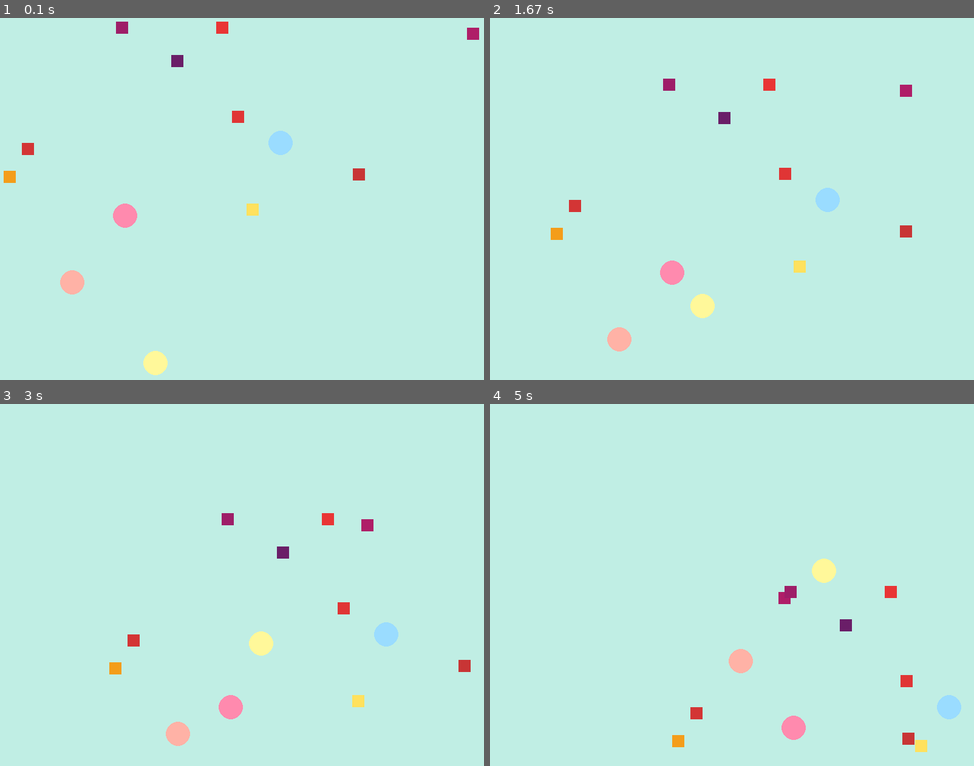
Above: before the commit, frames 1-4 (two rows, left to right).
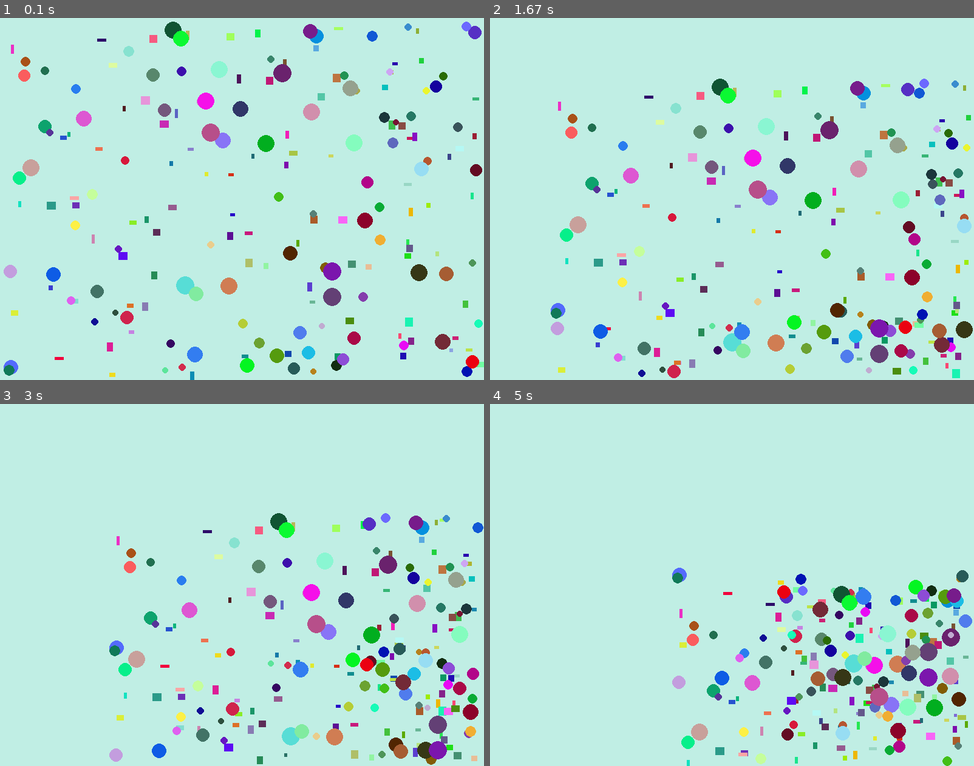
Above: after the commit, the same moments.

Repository: pettdev/Juego-de-Bolillas-PyGame
Game: pygame game, started from main.py
The game is run twice, just before and just after one commit, with the same random seed, the same clock (stepped at 60 frames per second) and the same inputs.
Inputs:
- Up to frame 1 (0.1 s): no input
- Up to frame 2 (1.67 s): no input
- Up to frame 3 (3 s): no input
- Up to frame 4 (5 s): no input

The runs differ from the first frame. In frame 1, 9.9% of the frame differs, in the area x 0-100%, y 1-100%; in frame 2, 9.6%; in frame 3, 9.4%; in frame 4, 9.0%.

Commit message:
Problemas de limites corregido, bug de estanque finalizado, codigo limpio, repetecion de figuras, instrucciones en clases comentadas

Diff:
--- a/figuras_mias.py
+++ b/figuras_mias.py
@@ -10,23 +10,44 @@
         self.color = color
         self.pos_x = pos_x
         self.pos_y = pos_y
-        self.max_al = max_al
-        self.max_an = max_an
+        self.max_al = max_al - self.ancho
+        self.max_an = max_an - self.alto
         self.velocidad = velocidad
         self.vx = velocidad
         self.vy = velocidad
-        self.lim_x = max_an - ancho
-        self.lim_y = max_al - alto
         self.surface = surface
 
 
     def mover(self):
-        self.pos_x += self.vx
-        self.pos_y += self.vy
 
-        if self.pos_x >= self.lim_x or self.pos_x <= 0:
+         # # # # # # # DENTRO DE LOS LÍMITES DEL EJE X & EJE Y # # # # # #
+        # EJE X: pos_x >= ancho and pos_x < MÁX_ANCHO
+        # EJE Y: pos_y >= alto and pos_y < MÁX_ALTO
+        #
+        # EL ANCHO Y ALTO DE LA *FIGURA*, SON EL LÍMITE *INFERIOR* DE CADA EJE
+        # LA ANCHO Y ALTO DE LA -PANTALLA-, SON EL LÍMITE -SUPERIOR- DE CADA EJE
+        #
+        # EL LÍMITE INFERIOR PUEDE SER IGUAL AL ANCHO/ALTO DE LA FIGURA
+        # EL LÍMITE SUPERIOR DEBE TENDER HACIA EL ANCHO/ALTO DE LA VENTANA (MAS NO LLEGAR)
+
+        if self.pos_x < self.ancho: # Si pos_x es menor al radio:
+            self.pos_x = self.ancho # -> pos_x estará dentro del límite inferior del eje x
+
+        elif self.pos_x >= self.max_an: # Si pos_x es mayor/igual que el límite del ancho:
+            self.pos_x = self.max_an - 1 # --> pos_x estará dentro del límite superior del eje x
+
+        elif self.pos_y < self.alto: # Si pos_y es menor al radio:
+            self.pos_y = self.alto # --> pos_y estará dentro del límite inferior del eje y
+
+        elif self.pos_y >= self.max_al: # Si pos_y es mayor/igual que el límite del alto:
+            self.pos_y = self.max_al - 1 # --> pos_y estará dentro del límite superior del eje y
+
+        self.pos_x += self.vx # --> moverá horizontalmente a la figura
+        self.pos_y += self.vy # --> moverá verticalmente a la figura
+
+        if self.pos_x >= self.max_an or self.pos_x <= self.ancho:
             self.vx *= -1
-        if self.pos_y >= self.lim_y or self.pos_y <= 0:
+        if self.pos_y >= self.max_al or self.pos_y <= self.alto:
             self.vy *= -1
 
 
@@ -42,8 +63,8 @@
         self.color = color
         self.pos_x = pos_x
         self.pos_y = pos_y
-        self.max_al = max_al
-        self.max_an = max_an
+        self.max_al = max_al - self.radio
+        self.max_an = max_an - self.radio
         self.velocidad = velocidad
         self.vx = velocidad
         self.vy = velocidad
@@ -51,13 +72,39 @@
 
 
     def mover(self):
-        self.pos_x += self.vx
-        self.pos_y += self.vy
 
-        if self.pos_x <= (0 + self.radio) or self.pos_x >= (self.max_an - self.radio):
-            self.vx *= -1
-        if self.pos_y <= (0 + self.radio) or self.pos_y >= (self.max_al - self.radio):
-            self.vy *= -1
+        # # # # # # # DENTRO DE LOS LÍMITES DEL EJE X & EJE Y # # # # # #
+        # EJE X: pos_x >= radio and pos_x < MÁX_ANCHO
+        # EJE Y: pos_y >= radio and pos_y < MÁX_ALTO
+        #
+        # EL RADIO, ES EL LÍMITE INFERIOR DE CADA EJE
+        # LA ALTURA Y ANCHO DE LA PANTALLA, SON EL LÍMITE SUPERIOR DE CADA EJE
+        #
+        # EL LÍMITE INFERIOR PUEDE SER IGUAL AL RADIO
+        # EL LÍMITE SUPERIOR DEBE TENDER HACIA EL ALTO/ANCHO DE LA VENTANA (MAS NO LLEGAR)
+
+        if self.pos_x < self.radio: # Si pos_x es menor al radio:
+            self.pos_x = self.radio # -> pos_x estará dentro del límite inferior del eje x
+
+        elif self.pos_x >= self.max_an: # Si pos_x es mayor/igual que el límite del ancho:
+            self.pos_x = self.max_an - 1 # --> pos_x estará dentro del límite superior del eje x
+
+        elif self.pos_y < self.radio: # Si pos_y es menor al radio:
+            self.pos_y = self.radio # --> pos_y estará dentro del límite inferior del eje y
+
+        elif self.pos_y >= self.max_al: # Si pos_y es mayor/igual que el límite del alto:
+            self.pos_y = self.max_al - 1 # --> pos_y estará dentro del límite superior del eje y
+
+        self.pos_x += self.vx # --> moverá horizontalmente a la figura
+        self.pos_y += self.vy # --> moverá verticalmente a la figura
+
+        # Si pos_x es menor/igual al radio o mayor al ancho de la pantalla:
+        if self.pos_x <= self.radio or self.pos_x >= self.max_an:
+            self.vx *= -1 # --> pos_x cambiará de dirección (opuesta)
+
+        # Si pos_y es menor/igual al radio o mayor al ancho de la pantalla:
+        elif self.pos_y <= self.radio or self.pos_y >= self.max_al:
+            self.vy *= -1 # --> pos_y cambiará de dirección (opuesta)
 
 
     def dibujar(self):
--- a/main.py
+++ b/main.py
@@ -1,5 +1,6 @@
 import pygame as pg
 from figuras_mias import *
+import random as rn
 
 #Inicializar todos los modulos pygame
 #pantallas, sonidos, teclados, etc
@@ -15,61 +16,29 @@
 game_over = False
 velocidad = 1
 
-cuadrado1 = Rectangulo(20, 20, (244, 157, 26), 0, 246, ancho_pant, alto_pant, pantalla_principal, velocidad)
-cuadrado2 = Rectangulo(20, 20, (233, 53, 53), 350, 0, ancho_pant, alto_pant, pantalla_principal, velocidad)
-cuadrado3 = Rectangulo(20, 20, (175, 30, 104), 779, 10, ancho_pant, alto_pant, pantalla_principal, velocidad)
-cuadrado4 = Rectangulo(20, 20, (224, 53, 53), 376, 147, ancho_pant, alto_pant, pantalla_principal, velocidad)
-cuadrado5 = Rectangulo(20, 20, (106, 30, 104), 276, 55, ancho_pant, alto_pant, pantalla_principal, velocidad)
-cuadrado6 = Rectangulo(20, 20, (200, 53, 53), 575, 242, ancho_pant, alto_pant, pantalla_principal, velocidad)
-cuadrado7 = Rectangulo(20, 20, (255, 255, 255), 800, 200, ancho_pant, alto_pant, pantalla_principal, velocidad)
-cuadrado8 = Rectangulo(20, 20, (211, 53, 53), 30, 200, ancho_pant, alto_pant, pantalla_principal, velocidad)
-cuadrado9 = Rectangulo(20, 20, (158, 30, 104), 185, 0, ancho_pant, alto_pant, pantalla_principal, velocidad)
-cuadrado10 = Rectangulo(20, 20, (255, 225, 93), 400, 300, ancho_pant, alto_pant, pantalla_principal, velocidad)
+listaCuadritos = []
+listaBolillas = []
 
-ball1 = Bola(20, (154, 220, 255), 456, 200, ancho_pant, alto_pant, pantalla_principal, velocidad)
-ball2 = Bola(20, (255, 248, 154), 250, 579, ancho_pant, alto_pant, pantalla_principal, velocidad)
-ball3 = Bola(20, (255, 178, 166), 113, 430, ancho_pant, alto_pant, pantalla_principal, velocidad)
-ball4 = Bola(20, (255, 138, 174), 200, 320, ancho_pant, alto_pant, pantalla_principal, velocidad)
+for i in range (1, 101):
+    listaCuadritos.append(Rectangulo(rn.randint(5,15), rn.randint(5,15), (rn.randint(0, 255), rn.randint(0, 255), rn.randint(0, 255)), rn.randint(0, 800), rn.randint(0, 600), ancho_pant, alto_pant, pantalla_principal, velocidad))
+for i in range (1, 101):
+    listaBolillas.append(Bola(rn.randint(5, 15),(rn.randint(0, 255), rn.randint(0, 255), rn.randint(0, 255)), rn.randint(0, 800), rn.randint(0, 600), ancho_pant, alto_pant, pantalla_principal, velocidad))
 
 while not game_over:
 
-    for eventos in pg.event.get(): # Captura todos los eventos de pygame en forma de lista
+    for eventos in pg.event.get():
         print(eventos)
         if eventos.type == pg.QUIT:
             game_over = True
 
-    pantalla_principal.fill( (192, 238, 228) ) #Asignar color a la pantalla
+    pantalla_principal.fill((192, 238, 228))
 
-    cuadrado1.dibujar()
-    cuadrado2.dibujar()
-    cuadrado3.dibujar()
-    cuadrado4.dibujar()
-    cuadrado5.dibujar()
-    cuadrado6.dibujar()
-    cuadrado7.dibujar()
-    cuadrado8.dibujar()
-    cuadrado9.dibujar()
-    cuadrado10.dibujar()
+    for cuadro in listaCuadritos:
+        cuadro.dibujar()
+        cuadro.mover()
 
-    ball1.dibujar()
-    ball2.dibujar()
-    ball3.dibujar()
-    ball4.dibujar()
+    for bolita in listaBolillas:
+        bolita.dibujar()
+        bolita.mover()
 
-    cuadrado1.mover()
-    cuadrado2.mover()
-    cuadrado3.mover()
-    cuadrado4.mover()
-    cuadrado5.mover()
-    cuadrado6.mover()
-    cuadrado7.mover()
-    cuadrado8.mover()
-    cuadrado9.mover()
-    cuadrado10.mover()
-
-    ball1.mover()
-    ball2.mover()
-    ball3.mover()
-    ball4.mover()
-
-    pg.display.flip() #Para aplicar todo el añadido de arriba.
+    pg.display.flip()
